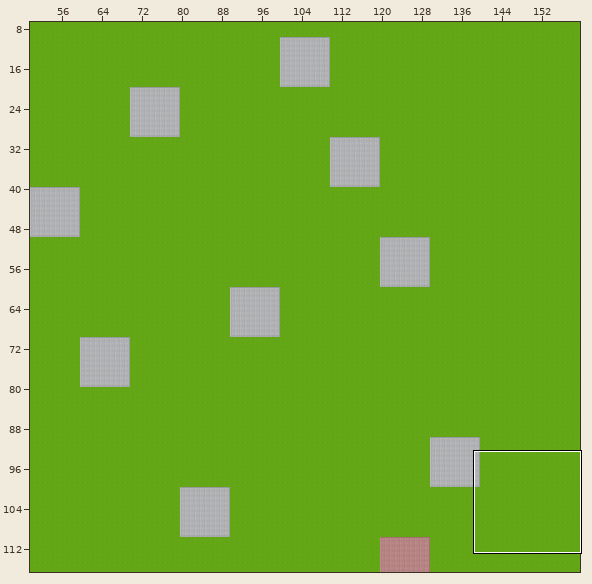
An edit to a level. Tiled map (JSON), maps/jobmaze.json. The picture above shows the old version from afar; the outline marks the close-up.
Close-up. First the earlier version:
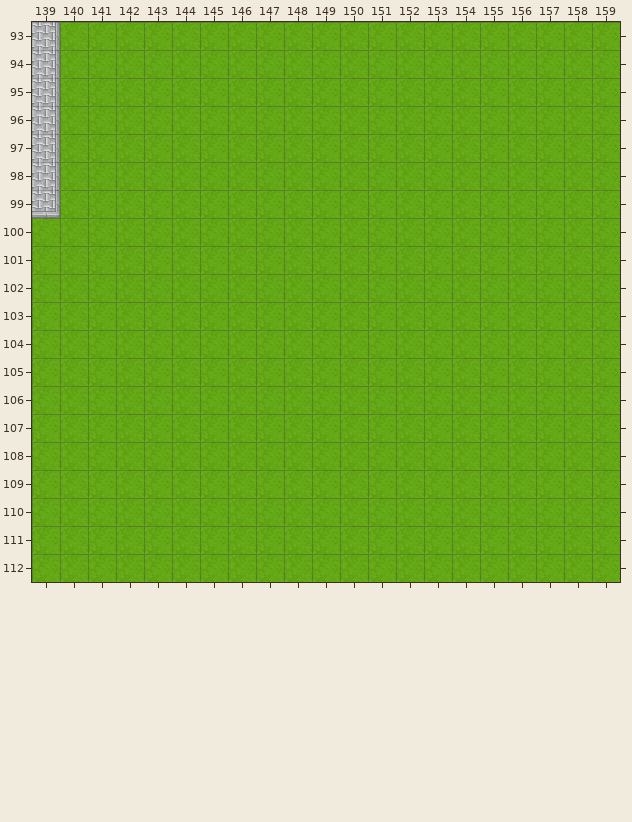
Cells are 32x32 px. Shown: x 139..159, y 93..112. The commit also changed other parts of the map, which this record leaves out.
After:
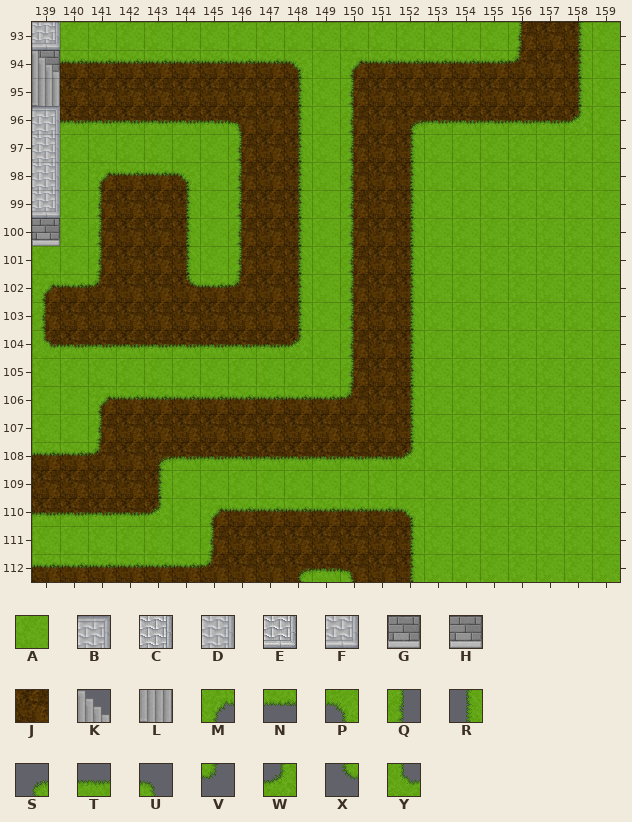
Key: from "Chunk 1": A 1, B 5, C 7, D 8, E 10, F 11, G 14, H 23, J 33, K 35, L 37, M 38, N 39, P 40, Q 41, R 42, S 43, T 44, U 45, V 46, W 47, X 48, Y 49.
_ is an empty cell, # one hidden under a higher layer.
Tiles of an added or newly shown layer are drawn over the layers below it.
Change:
Layer "floor1":
y 93: x 139 C -> F
y 94: x 139 C -> G
y 95: x 139 C -> #
y 96: x 139 C -> B
y 97..98: x 139 C -> D
y 99: x 139 E -> F
y 100: x 139 A -> H
Layer "floor2" (added):
y 93: x 156..158 ___ -> JJJ
y 94: x 139..148 __________ -> KJJJJJJJJJ; x 150..158 _________ -> JJJJJJJJJ
y 95: x 139..148 __________ -> LJJJJJJJJJ; x 150..158 _________ -> JJJJJJJJJ
y 96: x 140..148 _________ -> JJJJJJJJJ; x 150..158 _________ -> JJJJJJJJJ
y 97: x 146..148 ___ -> JJJ; x 150..152 ___ -> JJJ
y 98..101: x 141..144 ____ -> JJJJ; x 146..148 ___ -> JJJ; x 150..152 ___ -> JJJ
y 102..104: x 139..148 __________ -> JJJJJJJJJJ; x 150..152 ___ -> JJJ
y 105: x 150..152 ___ -> JJJ
y 106..107: x 141..152 ____________ -> JJJJJJJJJJJJ
y 108: x 139..152 ______________ -> JJJJJJJJJJJJJJ
y 109: x 139..143 _____ -> JJJJJ
y 110: x 139..143 _____ -> JJJJJ; x 145..152 ________ -> JJJJJJJJ
y 111: x 145..152 ________ -> JJJJJJJJ
y 112: x 139..152 ______________ -> JJJJJJJJJJJJJJ
Layer "floor3" (added):
y 93: x 156 _ -> Q; x 158 _ -> R
y 94: x 140..148 _________ -> NNNNNNNNP; x 150..156 _______ -> MNNNNNV; x 158 _ -> R
y 95: x 148 _ -> R; x 150 _ -> Q; x 158 _ -> R
y 96: x 140..146 _______ -> TTTTTTU; x 148 _ -> R; x 150 _ -> Q; x 152..158 _______ -> STTTTTW
y 97: x 146 _ -> Q; x 148 _ -> R; x 150 _ -> Q; x 152 _ -> R
y 98: x 141..144 ____ -> MNNP; x 146 _ -> Q; x 148 _ -> R; x 150 _ -> Q; x 152 _ -> R
y 99..101: x 141 _ -> Q; x 144 _ -> R; x 146 _ -> Q; x 148 _ -> R; x 150 _ -> Q; x 152 _ -> R
y 102: x 139..141 ___ -> MNV; x 144..146 ___ -> XNV; x 148 _ -> R; x 150 _ -> Q; x 152 _ -> R
y 103: x 139 _ -> Q; x 148 _ -> R; x 150 _ -> Q; x 152 _ -> R
y 104: x 139..148 __________ -> YTTTTTTTTW; x 150 _ -> Q; x 152 _ -> R
y 105: x 150 _ -> Q; x 152 _ -> R
y 106: x 141..150 __________ -> MNNNNNNNNV; x 152 _ -> R
y 107: x 141 _ -> Q; x 152 _ -> R
y 108: x 139..141 ___ -> NNV; x 143..152 __________ -> STTTTTTTTW
y 109: x 143 _ -> R
y 110: x 139..143 _____ -> TTTTW; x 145..152 ________ -> MNNNNNNP
y 111: x 145 _ -> Q; x 152 _ -> R
y 112: x 139..145 _______ -> NNNNNNV; x 148..150 ___ -> STU; x 152 _ -> R
Pixel boxes of the changes (left, top, right, bottom) in both close-ups:
changed: (32, 22, 592, 582)
